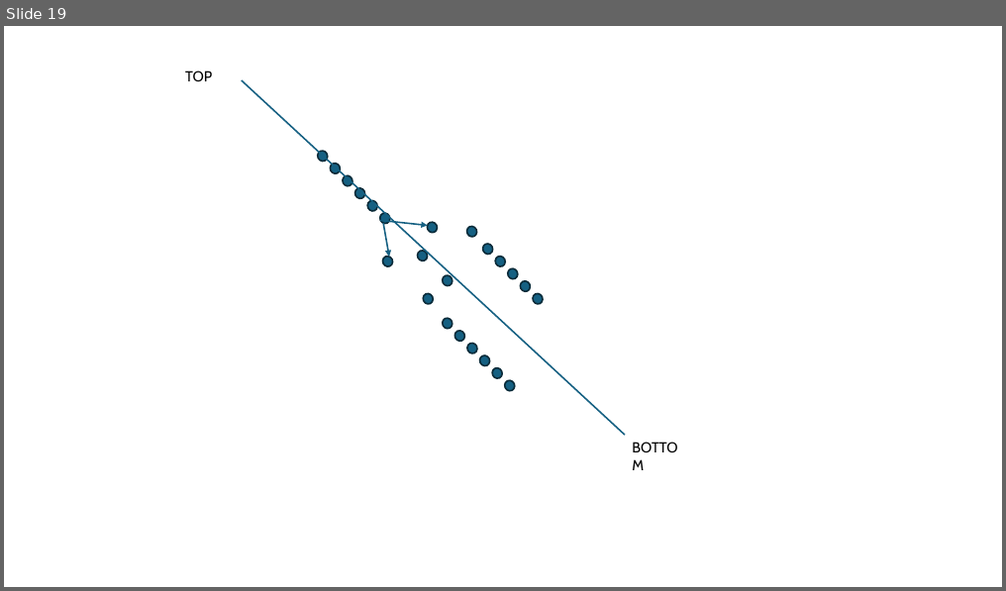
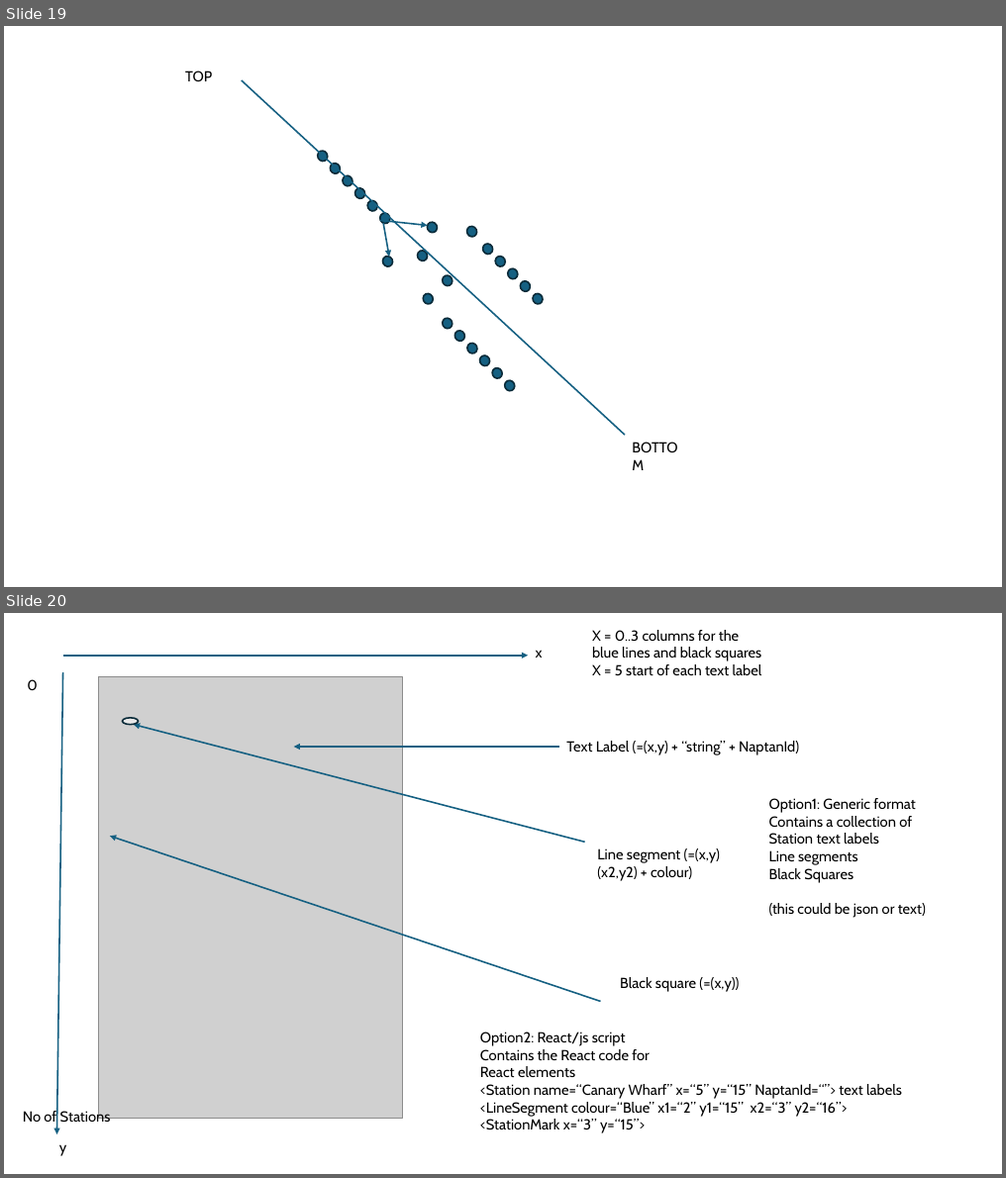
Before and after one commit to wai-t/CSIntro, a slide deck: ClassNotes/The Tfl Project.pptx. Shown one above the other, each under a label of ours: slide 19 before the commit, slides 19 and 20 after it. The pictures are 1006x591 and 1006x1178 pixels, drawn with LibreOffice and Linux fonts; fonts in the diff are those of the drawing; grey boxes stand for pictures. Boxes give left, top, right and bottom in pixels: in the first picture for what was removed or moved away, otherwise in the second. Text is boxed around its words. In the diff, an @@ line names an element or a change of style, - is before the commit and + after.

Commit message:
LineDiagram algorithm demo

```diff
--- a/ClassNotes/The Tfl Project.pptx
+++ b/ClassNotes/The Tfl Project.pptx
@@ slide 20 added at (4, 613, 1002, 1174), background #FFFFFF at 30% opacity @@
@@ text added at (592, 630, 762, 675), 14 pt, text #000000 @@
+X = 0..3 columns for the blue lines and black squares
+X = 5 start of each text label
@@ arrow added from (63, 656) to (528, 656), #156082 1.5 pt @@
@@ text added at (536, 650, 543, 658), 14 pt, text #000000 @@
+x
@@ text added at (27, 679, 37, 690), 14 pt, text #000000 @@
+0
@@ arrow added from (63, 672) to (57, 1135), #156082 1.5 pt @@
@@ picture added at (99, 676, 402, 1119) @@
@@ ellipse added at (122, 718, 138, 725), fill #E8E8E8, outline #092A39 1.5 pt @@
@@ arrow added from (585, 842) to (134, 725), #156082 1.5 pt @@
@@ arrow added from (559, 747) to (294, 747), #156082 1.5 pt @@
@@ text added at (566, 741, 799, 756), 14 pt, text #000000 @@
+Text Label (=(x,y) + “string” + NaptanId)
@@ text added at (769, 798, 926, 918), 14 pt, text #000000 @@
+Option1: Generic format
+Contains a collection of
+Station text labels
+Line segments
+Black Squares
+(this could be json or text)
@@ arrow added from (601, 1001) to (110, 836), #156082 1.5 pt @@
@@ text added at (597, 849, 720, 881), 14 pt, text #000000 @@
+Line segment (=(x,y) (x2,y2) + colour)
@@ text added at (620, 977, 739, 992), 14 pt, text #000000 @@
+Black square (=(x,y))
@@ text added at (480, 1032, 902, 1134), 14 pt, text #000000 @@
+Option2: React/js script
+Contains the React code for
+React elements
+<Station name=“Canary Wharf” x=“5” y=“15” NaptanId=“”> text labels
+<LineSegment colour=“Blue” x1=“2” y1=“15” x2=“3” y2=“16”>
+<StationMark x=“3” y=“15”>
@@ text added at (23, 1110, 111, 1123), 14 pt, text #000000 @@
+No of Stations
@@ text added at (59, 1145, 66, 1157), 14 pt, text #000000 @@
+y
```
Also in this commit, not shown: 2 other slides added.
